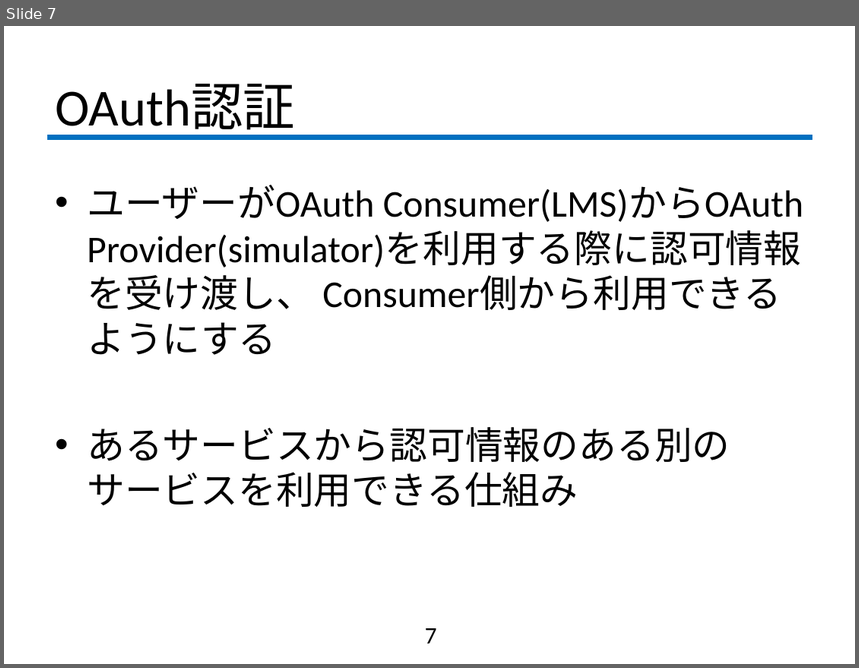
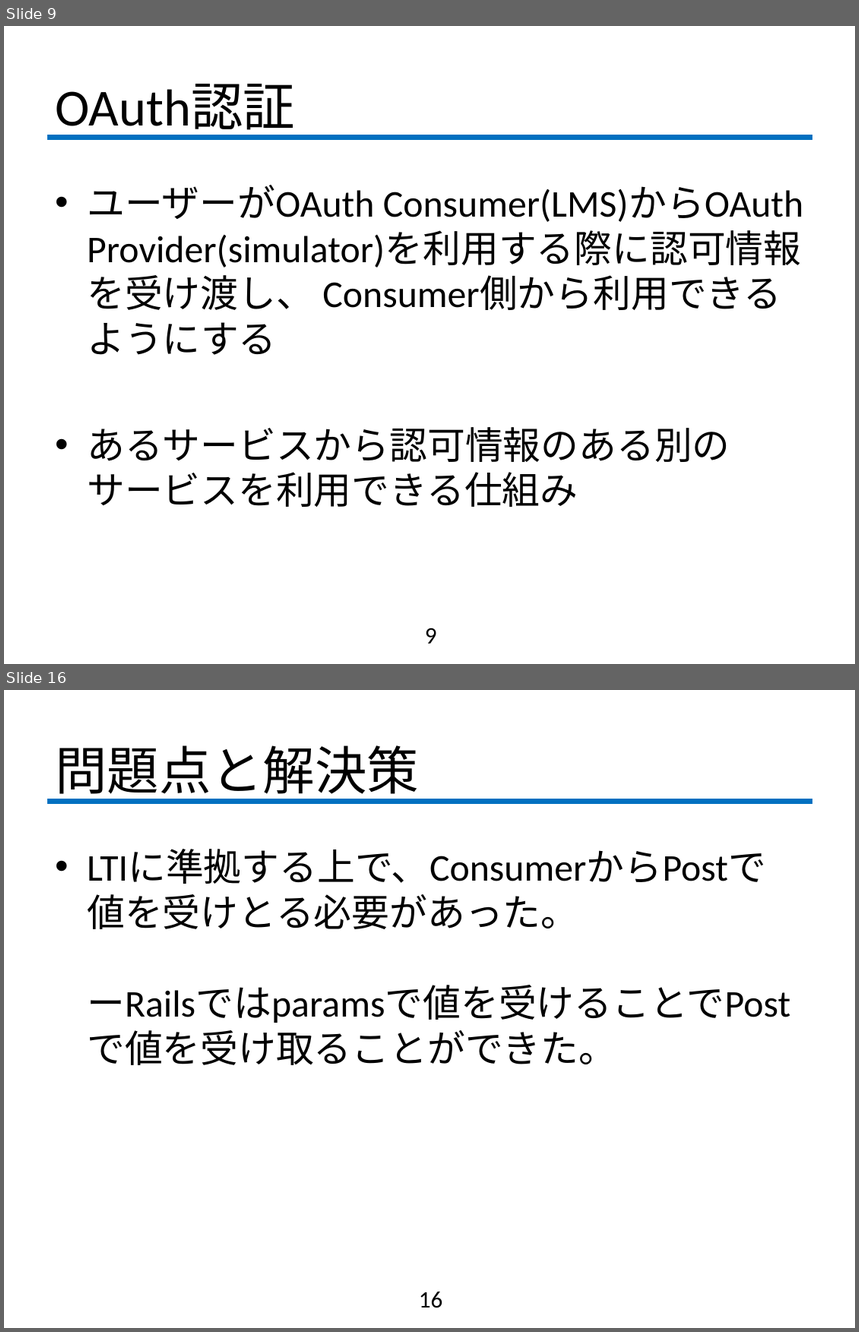
Before and after one commit to fujiLabo/fuji_simu, a slide deck: 中間発表.pptx. Shown one above the other, each under a label of ours: slide 7 before the commit, slides 9 and 16 after it; the slides between them are not shown. The pictures are 859x668 and 859x1332 pixels, drawn with LibreOffice and Linux fonts; fonts in the diff are those of the drawing; background and template pictures are left out. Boxes give left, top, right and bottom in pixels: in the first picture for what was removed or moved away, otherwise in the second. Text is boxed around its words. In the diff, an @@ line names an element or a change of style, - is before the commit and + after.

```diff
--- a/中間発表.pptx
+++ b/中間発表.pptx
@@ slide 16 added at [4, 690, 855, 1328], background #FFFFFF; not listed: 1 template element that a slide beside it also shows @@
@@ title added at [55, 745, 419, 802], 44 pt, text #000000 @@
+問題点と解決策
@@ text added at [87, 850, 791, 1065], 32 pt, text #000000 @@
+• LTIに準拠する上で、ConsumerからPostで値を受けとる必要があった。
+  ーRailsではparamsで値を受けることでPostで値を受け取ることができた。
@@ page number added at [419, 1292, 443, 1309], 20 pt, text #000000 @@
+16
@@ what was slide 7 is now slide 9 @@
@@ page number at [425, 629, 437, 644]: text changed @@
-7
+9
```
Also in this commit, not shown: 6 slides changed, 8 other slides added, 1 slide removed.
